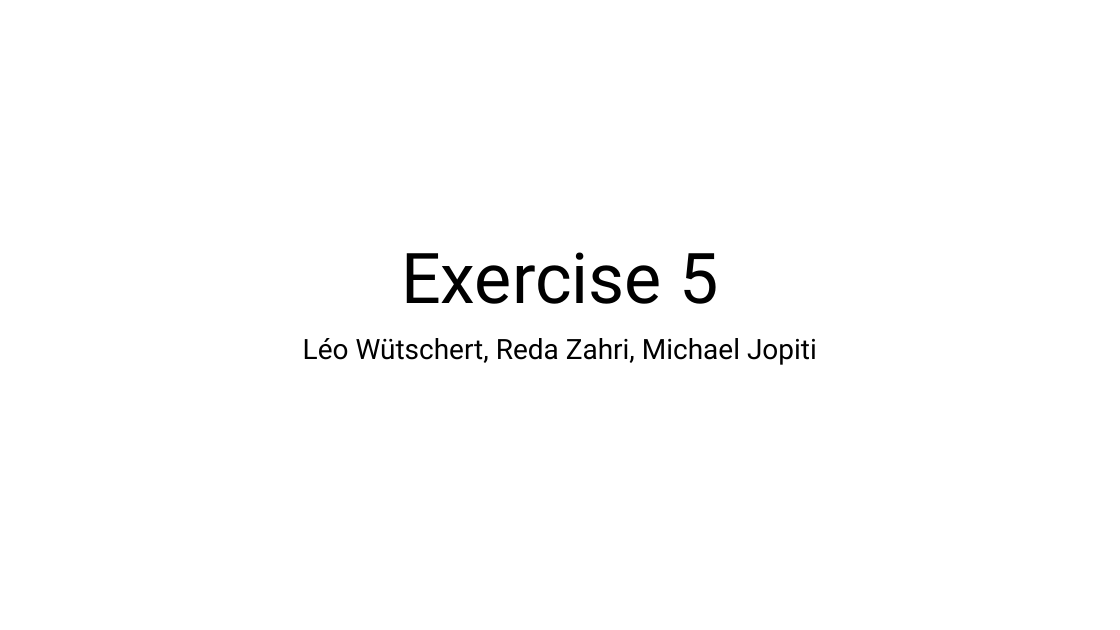
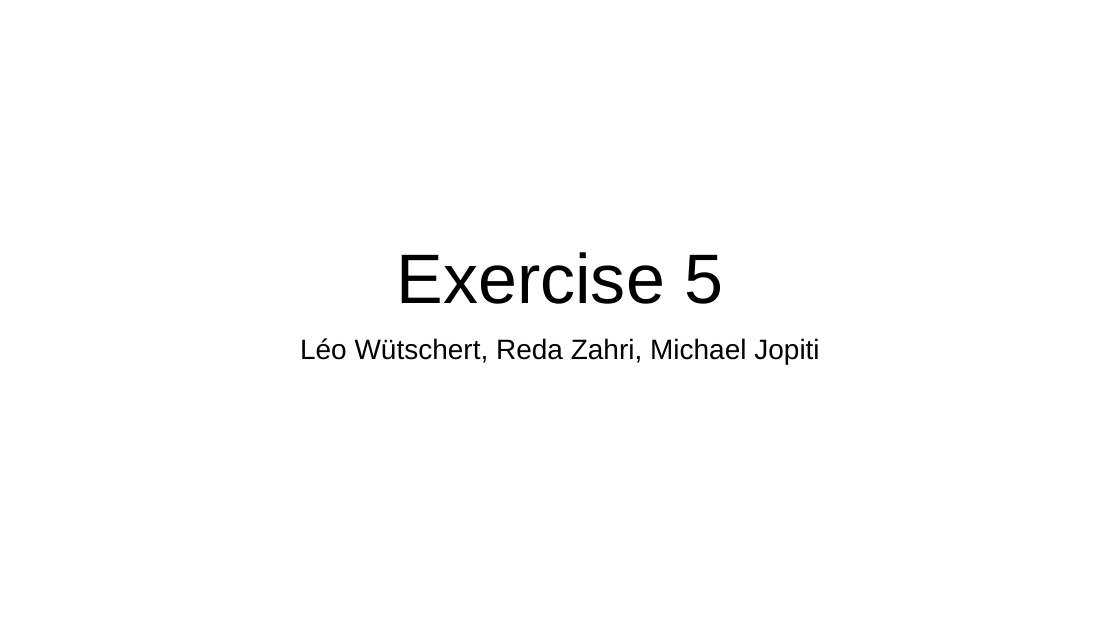
Before and after one commit to michael-jopiti/Group_projects, a slide deck: slide 1 of Ex_5.pptx. Drawn at 1120x630 pixels with LibreOffice and Linux fonts; fonts in the diff are those of the drawing. Boxes give left, top, right and bottom in pixels: in the first picture for what was removed or moved away, otherwise in the second. Text is boxed around its words. In the diff, an @@ line names an element or a change of style, - is before the commit and + after.

```diff
--- a/Ex_5.pptx
+++ b/Ex_5.pptx
@@ title "Exercise 5" at bbox=[397, 252, 723, 304]: font Roboto to Arial @@
@@ subtitle "Léo Wütschert, Reda Zahri, Michael ..." at bbox=[300, 338, 819, 364]: font Roboto to Arial @@
```
Also in this commit, not shown: 5 other slides changed.
